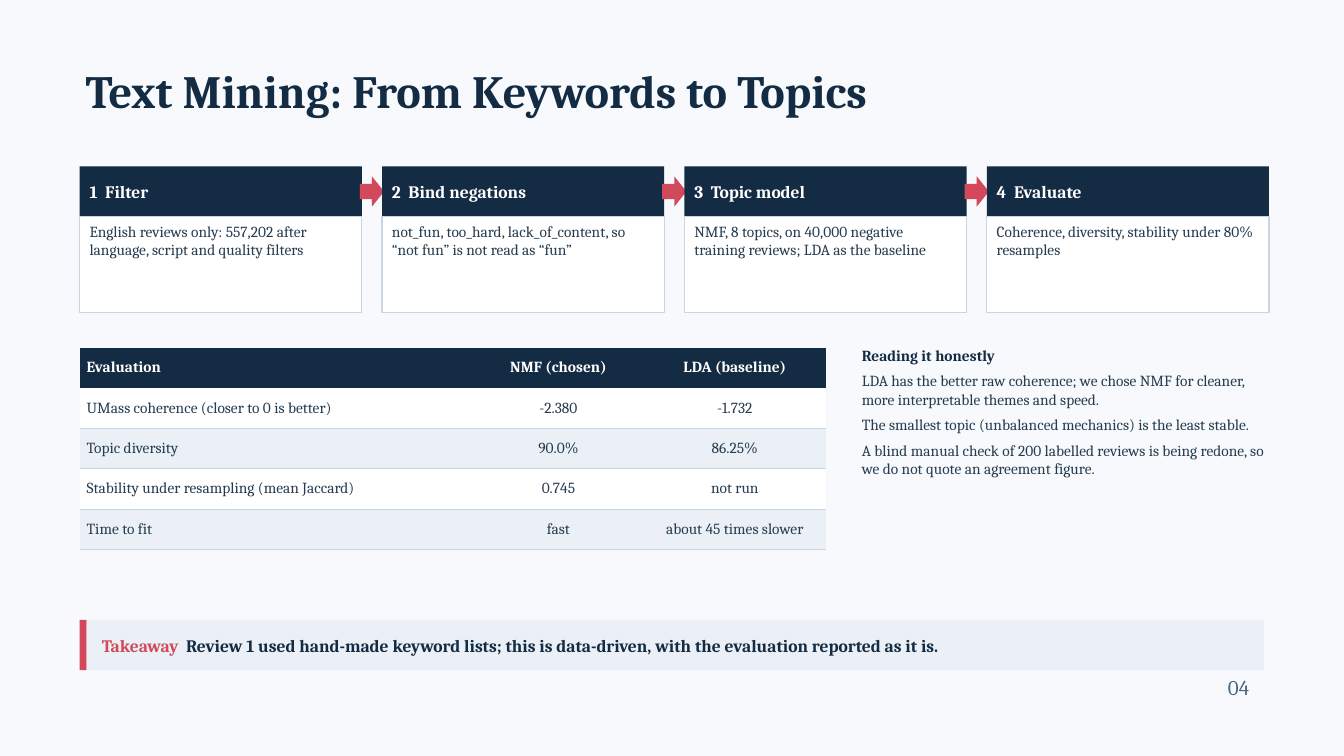
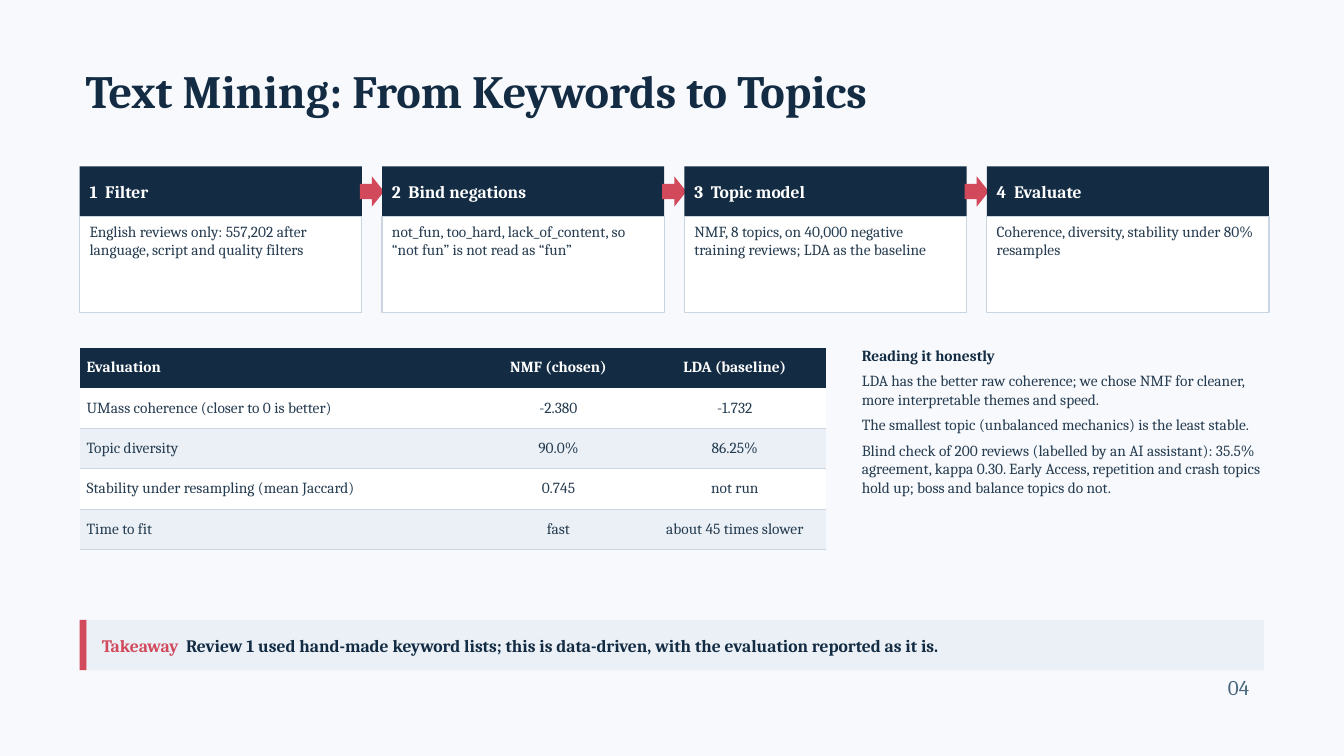
Before and after one commit to Shan713/IndieGuard, a slide deck: slide 4 of slides/review2.pptx. Drawn at 1344x756 pixels with LibreOffice and Linux fonts; fonts in the diff are those of the drawing. Boxes give left, top, right and bottom in pixels: in the first picture for what was removed or moved away, otherwise in the second. Text is boxed around its words. In the diff, an @@ line names an element or a change of style, - is before the commit and + after.

Commit message:
Review 2 slides: state the blind topic check result

```diff
--- a/slides/review2.pptx
+++ b/slides/review2.pptx
@@ text at (x1=862, y1=445, x2=1260, y2=497): text changed @@
-A blind manual check of 200 labelled reviews is being redone, so we do not quote an agreement figure.
+Blind check of 200 reviews (labelled by an AI assistant): 35.5% agreement, kappa 0.30. Early Access, repetition and crash topics hold up; boss and balance topics do not.
```
Also in this commit, not shown: 3 other slides changed, 1 other file.
